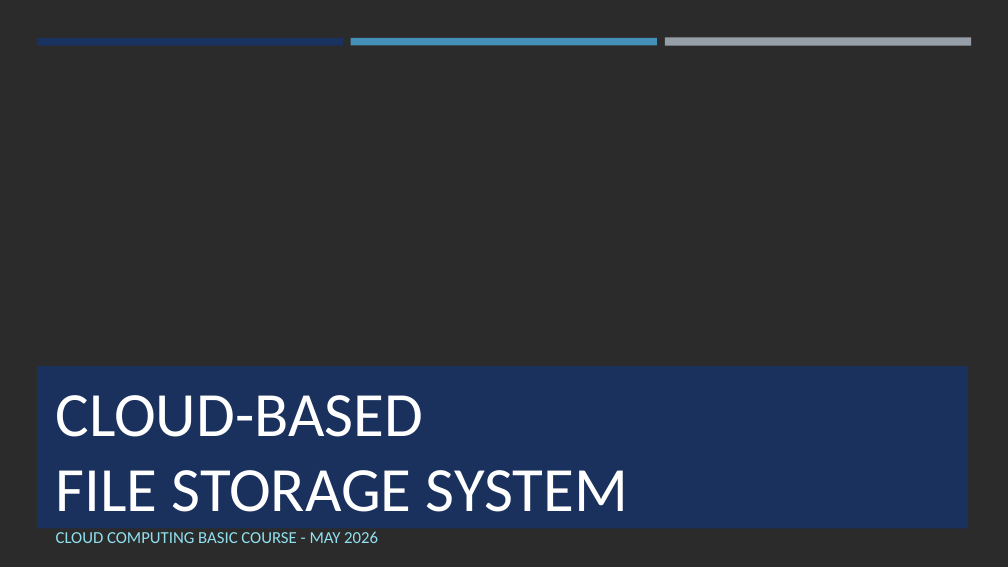
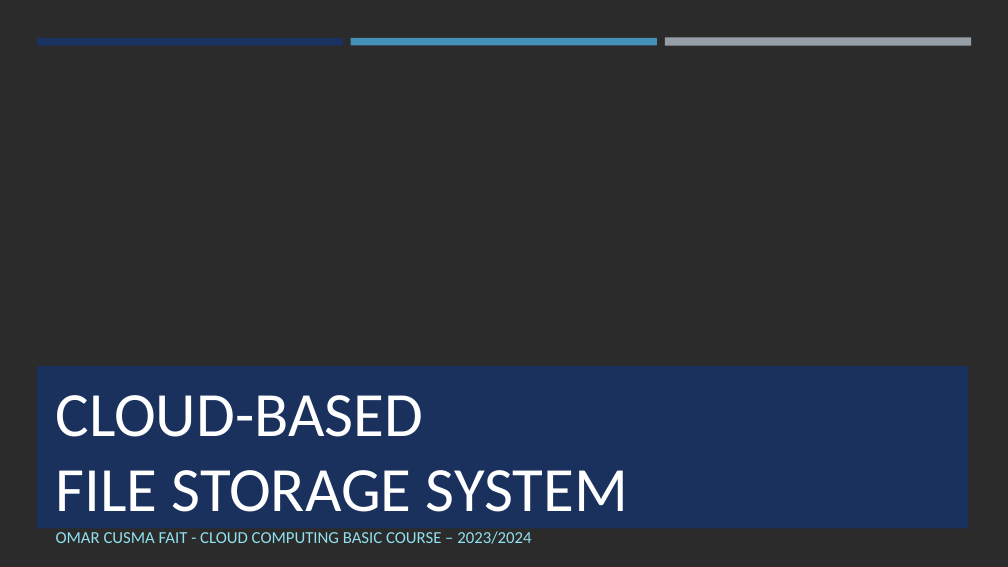
Before and after one commit to Omega97/CloudProject, a slide deck: slide 1 of report & slides/OCUSMAFAIT_presentation_Cloud.pptx. Drawn at 1008x567 pixels with LibreOffice and Linux fonts; fonts in the diff are those of the drawing; background and template pictures are left out; a plain dark background stands for a picture behind light text. Boxes give left, top, right and bottom in pixels: in the first picture for what was removed or moved away, otherwise in the second. Text is boxed around its words. In the diff, an @@ line names an element or a change of style, - is before the commit and + after.

```diff
--- a/report & slides/OCUSMAFAIT_presentation_Cloud.pptx
+++ b/report & slides/OCUSMAFAIT_presentation_Cloud.pptx
@@ subtitle at [56, 531, 531, 544]: text changed @@
-CLOUD COMPUTING BASIC COURSE - MAY 2026
+OMAR CUSMA FAIT - CLOUD COMPUTING BASIC COURSE – 2023/2024
```
Also in this commit, not shown: 5 other slides changed, 1 other file.
